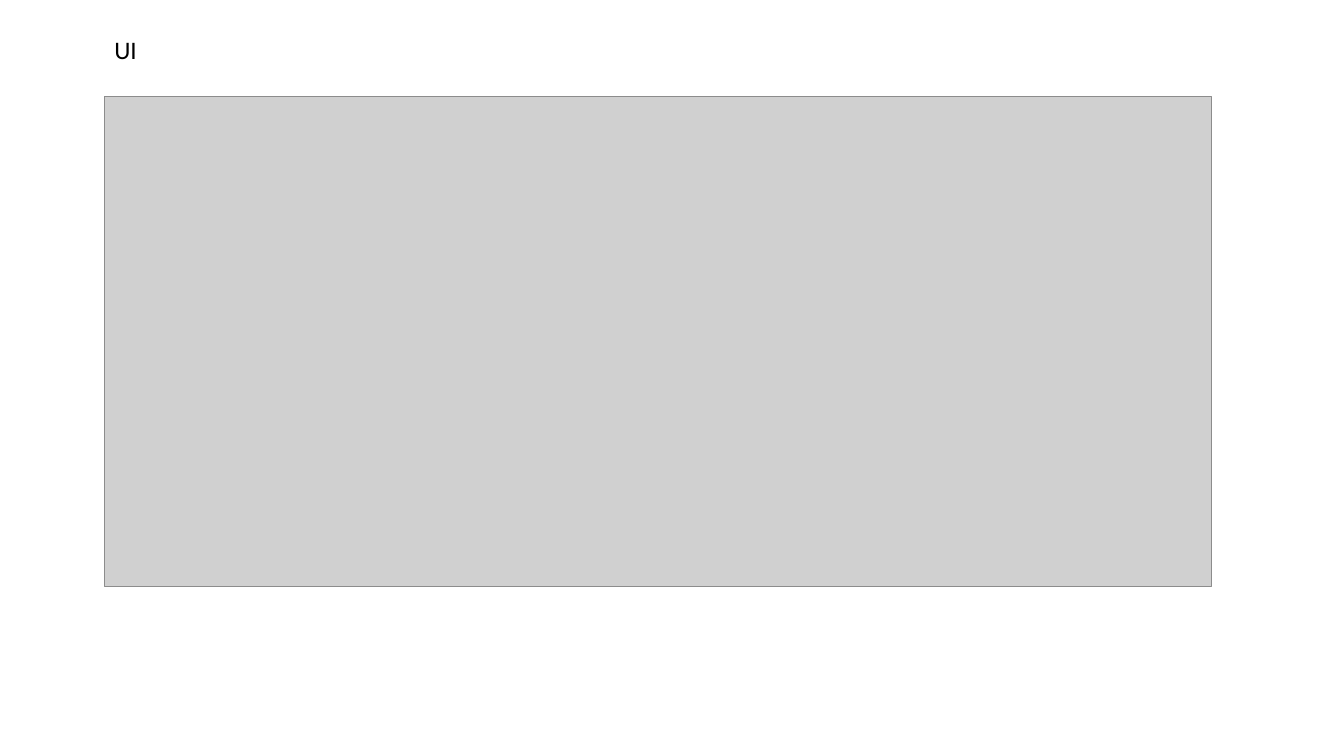
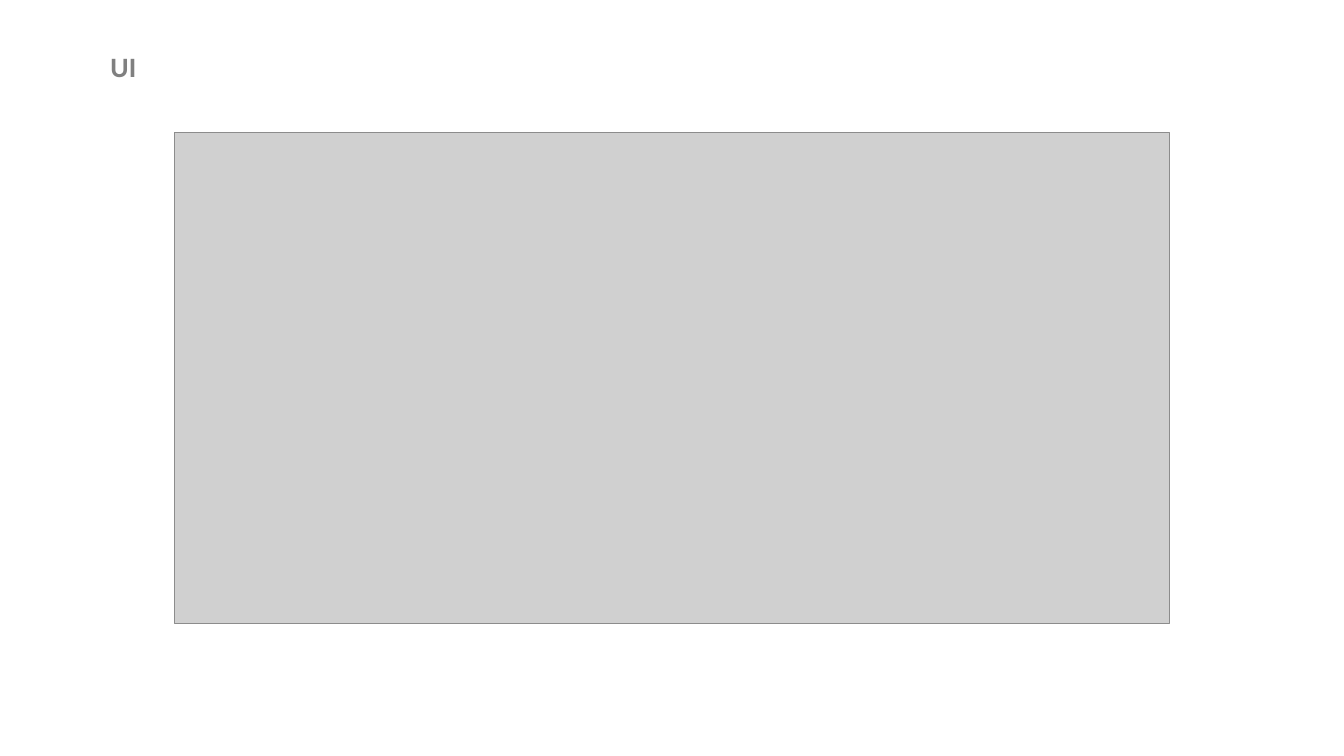
Before and after one commit to mPuchadesdo/Team-Challenge---Team-Victory, a slide deck: slide 7 of Documentacion/JBC/HUNDIR LA FLOTA - ANÁLIISIS.pptx. Drawn at 1344x756 pixels with LibreOffice and Linux fonts; fonts in the diff are those of the drawing; grey boxes stand for pictures. Boxes give left, top, right and bottom in pixels: in the first picture for what was removed or moved away, otherwise in the second. Text is boxed around its words. In the diff, an @@ line names an element or a change of style, - is before the commit and + after.

```diff
--- a/Documentacion/JBC/HUNDIR LA FLOTA - ANÁLIISIS.pptx
+++ b/Documentacion/JBC/HUNDIR LA FLOTA - ANÁLIISIS.pptx
@@ text "UI": place and size @@
-text "UI" at (114, 42, 136, 60)
+text "UI" at (110, 59, 136, 77)
@@ text "UI" at (110, 59, 136, 77): size 18 to 20 pt, text colour #000000 to #808080, bold on @@
@@ picture: place and size @@
-picture at (104, 96, 1211, 587)
+picture at (174, 133, 1170, 624)
```
Also in this commit, not shown: 6 other slides changed, 1 other file.
